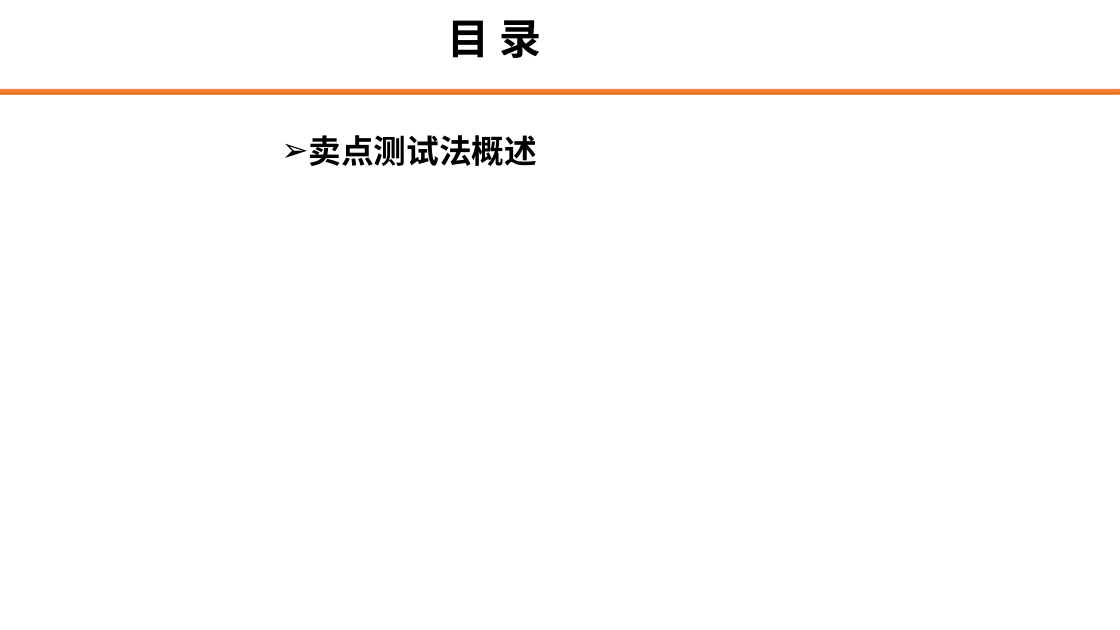
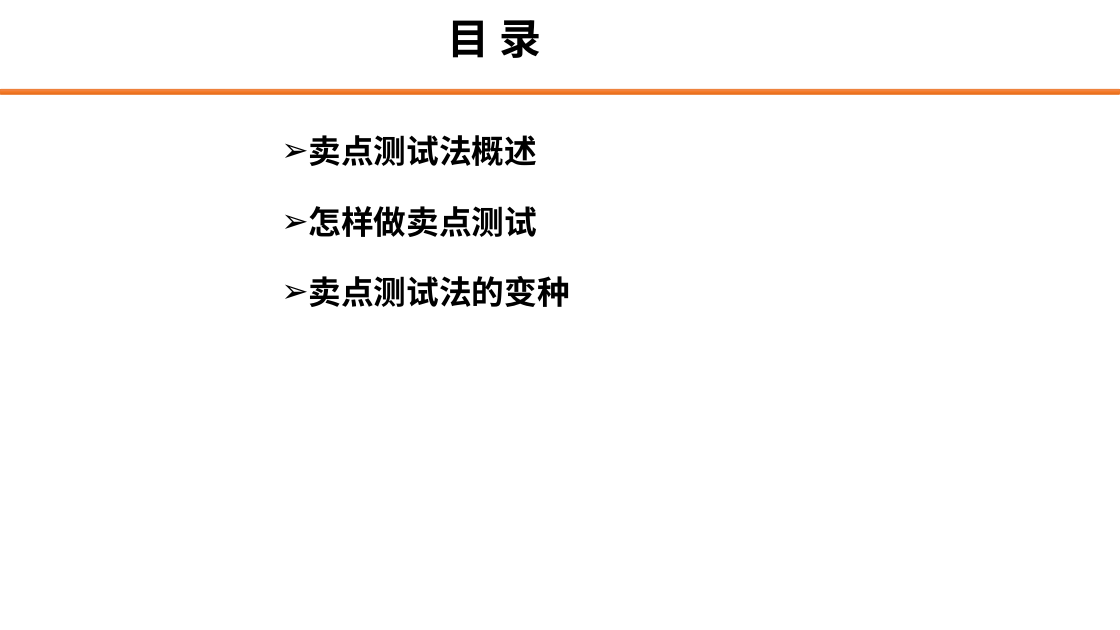
Before and after one commit to edu2act/course-web-system-testing, a slide deck: slide 2 of materials/slides/2.4 探索式软件测试——卖点测试法.pptx. Drawn at 1120x630 pixels with LibreOffice and Linux fonts; fonts in the diff are those of the drawing; background and template pictures are left out. Boxes give left, top, right and bottom in pixels: in the first picture for what was removed or moved away, otherwise in the second. Text is boxed around its words. In the diff, an @@ line names an element or a change of style, - is before the commit and + after.

```diff
--- a/materials/slides/2.4 探索式软件测试——卖点测试法.pptx
+++ b/materials/slides/2.4 探索式软件测试——卖点测试法.pptx
@@ text at (309, 206, 570, 307): paragraphs added @@
+➢ 怎样做卖点测试
+➢ 卖点测试法的变种
```
Also in this commit, not shown: 1 other slide changed, 1 slide removed, 42 other files.
